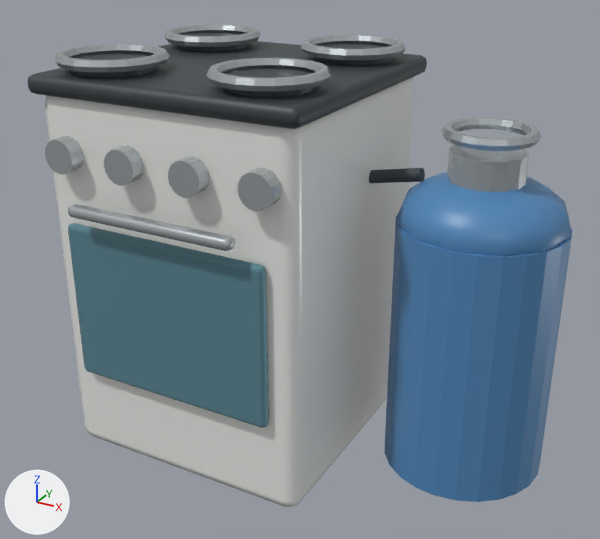
Renders of the glTF model assets/home/kitchen/gas_cooker_with_cylinder.glb from each side of a commit.
The view is the same before and after, from a 50 mm lens placed at (0.758, -1.452, 1.153), pointed at (-0.03, -0.02, 0.436). Lighting does not change. The marker at lower left points along +X, +Y and +Z. The older version comes first. Vertices at exactly the same position are counted once.

Names of what the first picture shows: 'burner ring', 'burner ring.001', 'burner ring.002', 'burner ring.003', 'cylinder neck', 'cylinder shoulder', 'gas bottle', 'gas hose', 'guard hoop', 'hob', 'oven', 'oven door', 'oven handle' and 8 more.
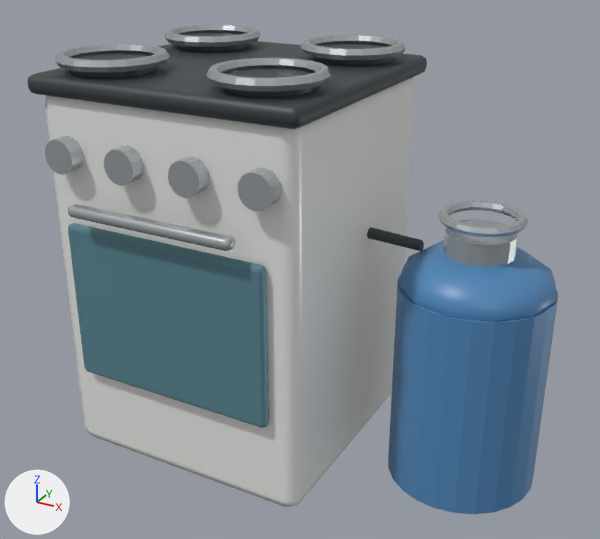
The change, as a diff of the scene's bpy script:
```diff
--- a/assets/home/kitchen/gas_cooker_with_cylinder.glb.py
+++ b/assets/home/kitchen/gas_cooker_with_cylinder.glb.py
@@ me_cylinder_113 @@
 # used by ob_cylinder_neck; location = (0.0, 0.0, 0.0)
-me_cylinder_113.from_pydata(...)  # 32 vertices, 60 faces; spans x 0.257..0.407, y -0.013..0.137, z 0.635..0.725
+me_cylinder_113.from_pydata(...)  # 32 vertices, 60 faces; spans x 0.262..0.403, y -0.008..0.133, z 0.489..0.563
+# me_cylinder_113 part 1: the whole mesh is scaled about its middle by (0.941, 0.941, 0.821), then moved by (0.0, 0.0, -0.154)
 me_cylinder_113.materials.append(mat_chrome_silver)
@@ me_sphere_012 @@
 # used by ob_cylinder_shoulder; location = (0.0, 0.0, 0.0)
-me_sphere_012.from_pydata(...)  # 86 vertices, 168 faces; spans x 0.163..0.503, y -0.108..0.233, z 0.5..0.68
+me_sphere_012.from_pydata(...)  # 86 vertices, 168 faces; spans x 0.173..0.493, y -0.097..0.222, z 0.378..0.526
+# me_sphere_012 part 2: the whole mesh is scaled about its middle by (0.941, 0.941, 0.821), then moved by (0.0, 0.0, -0.138)
 me_sphere_012.materials.append(mat_lpg_cylinder_paint_blue)
@@ me_cylinder_112 @@
 # used by ob_gas_bottle; location = (0.0, 0.0, 0.0)
-me_cylinder_112.from_pydata(...)  # 48 vertices, 92 faces; spans x 0.163..0.503, y -0.108..0.233, z 0.04..0.58
+me_cylinder_112.from_pydata(...)  # 48 vertices, 92 faces; spans x 0.173..0.493, y -0.097..0.222, z 0.0..0.444
+# me_cylinder_112 part 3: the whole mesh is scaled about its middle by (0.941, 0.941, 0.821), then moved by (0.0, 0.0, -0.088)
 me_cylinder_112.materials.append(mat_lpg_cylinder_paint_blue)
@@ me_cylinder_114 @@
 # used by ob_gas_hose; location = (0.0, 0.0, 0.0)
-me_cylinder_114.from_pydata(...)  # 24 vertices, 44 faces; spans x -0.43..0.205, y 0.049..0.086, z 0.526..0.674
+me_cylinder_114.from_pydata(...)  # 24 vertices, 44 faces; spans x -0.43..0.213, y 0.049..0.086, z 0.498..0.554
+# me_cylinder_114 part 4: all 12 vertices in x 0.2..0.205, y 0.049..0.076, z 0.646..0.674 are scaled about their middle by (0.941, 0.941, 0.821), then moved by (0.008, 0.0, -0.151)
 me_cylinder_114.materials.append(mat_gas_hose_black)
@@ me_torus_013 @@
 # used by ob_guard_hoop; location = (0.0, 0.0, 0.0)
-me_torus_013.from_pydata(...)  # 120 vertices, 240 faces; spans x 0.241..0.425, y -0.03..0.154, z 0.75..0.77
+me_torus_013.from_pydata(...)  # 120 vertices, 240 faces; spans x 0.246..0.419, y -0.024..0.149, z 0.583..0.6
+# me_torus_013 part 5: the whole mesh is scaled about its middle by (0.941, 0.941, 0.821), then moved by (0.0, 0.0, -0.169)
 me_torus_013.materials.append(mat_chrome_silver)
```

Pixel boxes (x1, y1, x2, y2) of what changed, in the pictures (600 x 539 px):
'gas bottle', moved, rescaled (10% narrower, 17% shorter)
    before: (384, 214, 573, 502)
    after: (388, 276, 558, 514)
'cylinder shoulder', moved, rescaled (9% narrower)
    before: (396, 172, 571, 256)
    after: (398, 241, 557, 322)
'cylinder neck', moved, rescaled
    before: (447, 145, 529, 192)
    after: (444, 219, 518, 267)
'guard hoop', moved, rescaled (10% narrower, 9% taller)
    before: (441, 117, 541, 151)
    after: (438, 200, 528, 237)
'gas hose', reshaped
    before: (369, 168, 425, 183)
    after: (367, 227, 424, 251)
